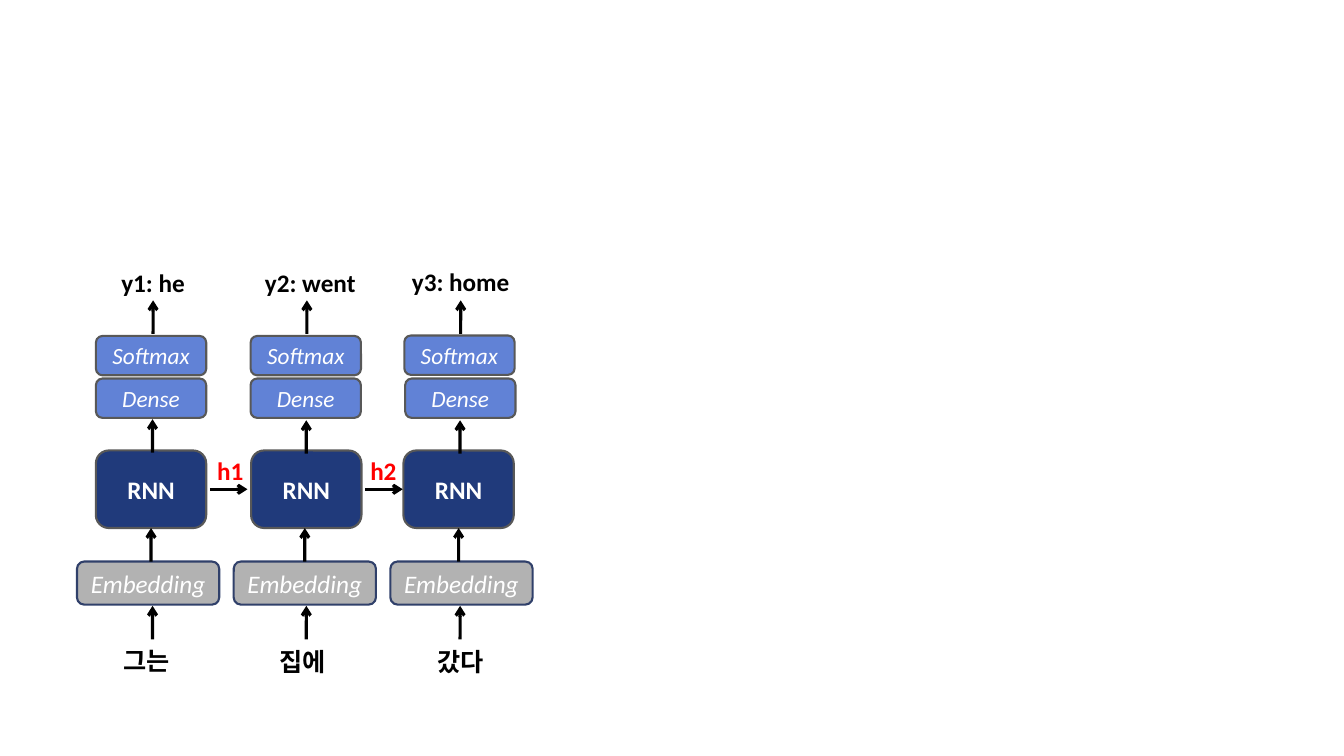
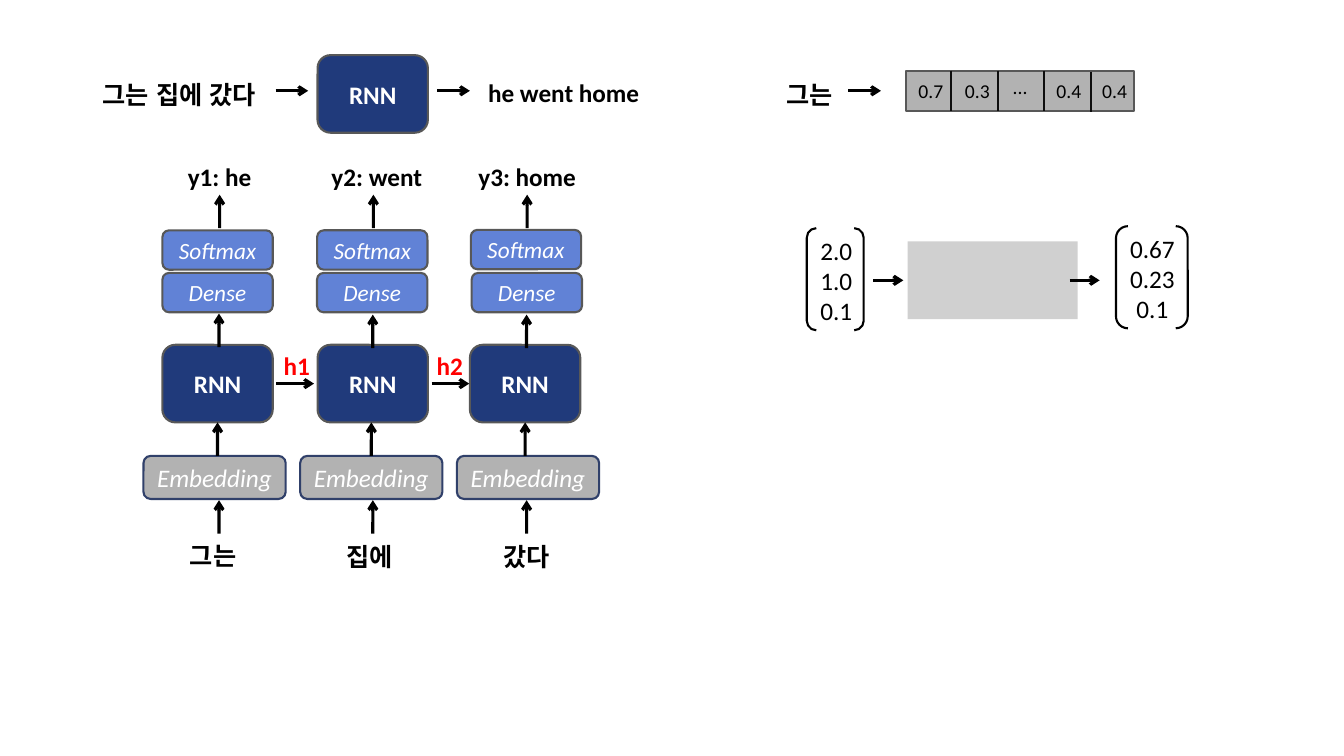
Before and after one commit to Jch-Lee/Statistical-ML, a slide deck: slide 5 of Project2_Review/Figure만들기.pptx. Drawn at 1344x756 pixels with LibreOffice and Linux fonts; fonts in the diff are those of the drawing; grey boxes stand for pictures. Boxes give left, top, right and bottom in pixels: in the first picture for what was removed or moved away, otherwise in the second. Text is boxed around its words. In the diff, an @@ line names an element or a change of style, - is before the commit and + after.

```diff
--- a/Project2_Review/Figure만들기.pptx
+++ b/Project2_Review/Figure만들기.pptx
@@ rounded rectangle added at [318,55,427,133], fill #203A7B, outline #585858 1.5 pt, 18 pt, text #FFFFFF, bold @@
+RNN
@@ text added at [103,83,256,107], 18 pt, text #000000, bold @@
+그는 집에 갔다
@@ text added at [488,84,639,103], 18 pt, text #000000, bold @@
+he went home
@@ text added at [787,83,833,106], 18 pt, text #000000, bold @@
+그는
@@ rectangle added at [906,71,1134,111], fill #B2B2B2, outline #585858 1.5 pt @@
@@ text added at [918,85,943,98], 14 pt, text #000000 @@
+0.7
@@ line added from (952, 71) to (952, 111), #0D0D0D 1.5 pt @@
@@ text added at [965,85,990,98], 14 pt, text #000000 @@
+0.3
@@ line added from (998, 71) to (998, 111), #0D0D0D 1.5 pt @@
@@ text added at [1000,70,1041,103], 14 pt, text #000000 @@
+...
@@ line added from (1045, 71) to (1045, 111), #0D0D0D 1.5 pt @@
@@ text added at [1056,85,1081,98], 14 pt, text #000000 @@
+0.4
@@ line added from (1091, 72) to (1091, 112), #0D0D0D 1.5 pt @@
@@ text added at [1102,85,1127,98], 14 pt, text #000000 @@
+0.4
@@ arrow added from (275, 91) to (309, 91), #000000 2.25 pt @@
@@ arrow added from (438, 91) to (470, 91), #000000 2.25 pt @@
@@ arrow added from (849, 91) to (881, 91), #000000 2.25 pt @@
@@ bracket pair added at [807,228,863,330], outline #000000 1.5 pt @@
@@ bracket pair added at [1116,226,1188,328], outline #000000 1.5 pt @@
@@ text added at [820,243,852,320], 18 pt, text #000000 @@
+2.0
+1.0
+0.1
@@ picture added at [907,242,1078,320] @@
@@ text added at [1130,241,1175,318], 18 pt, text #000000 @@
+0.67
+0.23
+0.1
@@ arrow added from (873, 280) to (903, 280), #000000 2.25 pt @@
@@ arrow added from (1070, 280) to (1100, 280), #000000 2.25 pt @@
@@ 14 arrows, 12 rounded rectangles, 8 texts: place and size @@
-14 arrows, 12 rounded rectangles, 8 texts at [77,273,532,674]
+14 arrows, 12 rounded rectangles, 8 texts at [143,168,599,569]
```
Also in this commit, not shown: 4 other slides changed, 2 slides added.
